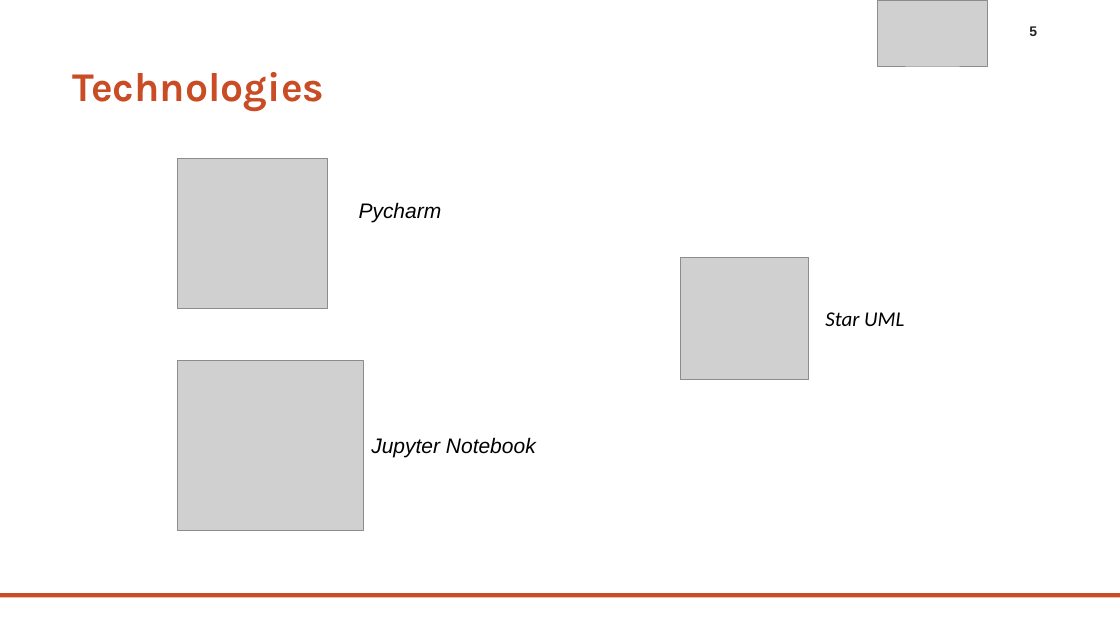
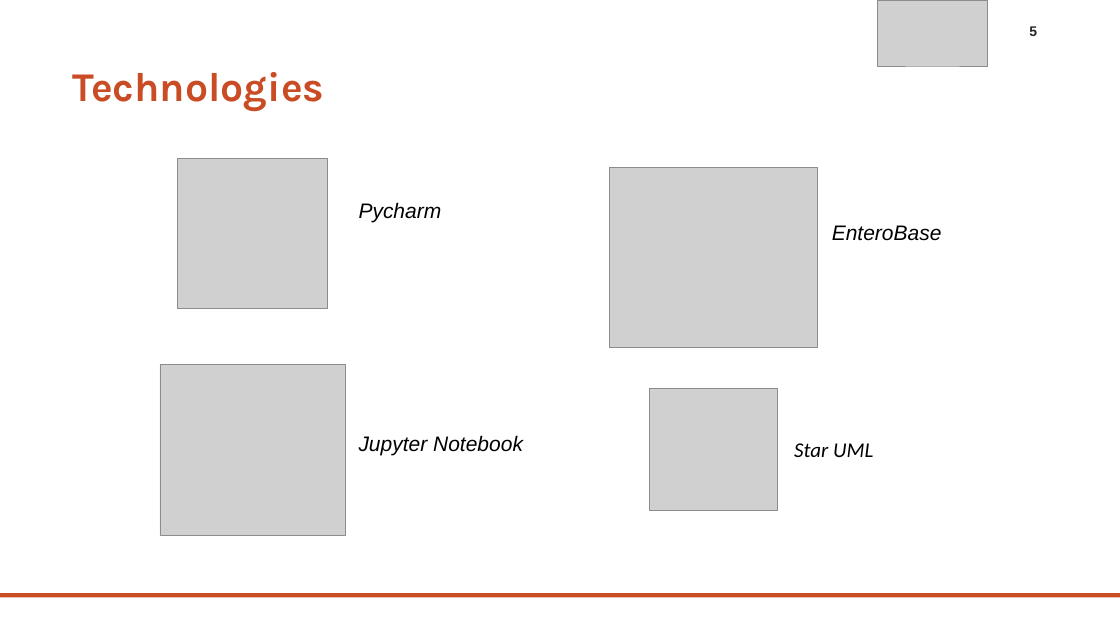
Before and after one commit to LuisFonseca98/Mestrado, a slide deck: slide 5 of AB/Apresentacao/APRESENTACAO_AB.pptx. Drawn at 1120x630 pixels with LibreOffice and Linux fonts; fonts in the diff are those of the drawing; grey boxes stand for pictures; background and template pictures are left out. Boxes give left, top, right and bottom in pixels: in the first picture for what was removed or moved away, otherwise in the second. Text is boxed around its words. In the diff, an @@ line names an element or a change of style, - is before the commit and + after.

```diff
--- a/AB/Apresentacao/APRESENTACAO_AB.pptx
+++ b/AB/Apresentacao/APRESENTACAO_AB.pptx
@@ picture added at (x1=609, y1=168, x2=818, y2=348) @@
@@ text added at (x1=832, y1=225, x2=942, y2=241), 18 pt, text #000000, italic @@
+EnteroBase
@@ picture moved from (x1=177, y1=360, x2=363, y2=531) to (x1=160, y1=365, x2=345, y2=535) @@
@@ picture moved from (x1=681, y1=257, x2=809, y2=379) to (x1=649, y1=389, x2=778, y2=511) @@
@@ text "Jupyter Notebook" moved from (x1=371, y1=437, x2=536, y2=458) to (x1=359, y1=435, x2=523, y2=456) @@
@@ text "Star UML" moved from (x1=825, y1=312, x2=904, y2=326) to (x1=794, y1=443, x2=873, y2=457) @@
```
Also in this commit, not shown: 4 other slides changed, 4 slides added, 3 slides removed, 2 other files.
